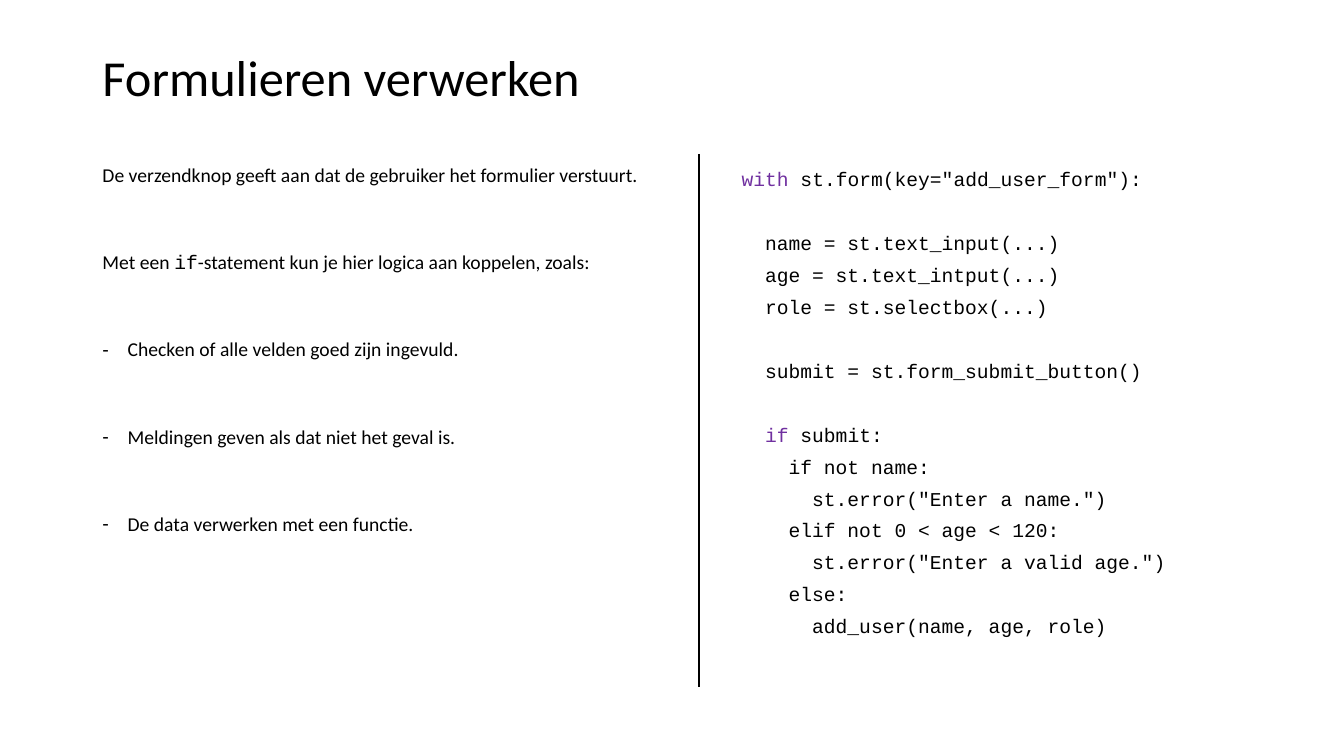
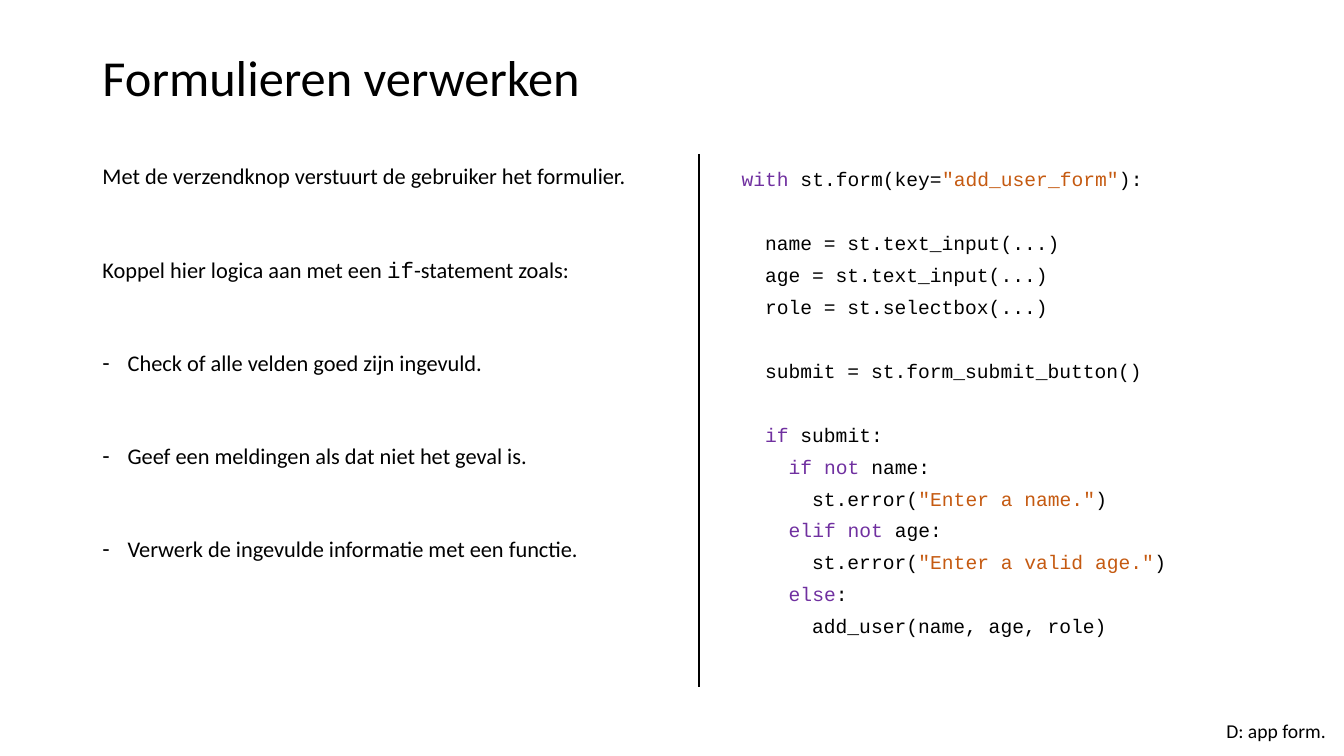
Before and after one commit to LFKoning/knowledge-sharing, a slide deck: slide 33 of python_course_4p/4_api_app/4_api_app.pptx (slide 34 before the commit). Drawn at 1344x756 pixels with LibreOffice and Linux fonts; fonts in the diff are those of the drawing. Boxes give left, top, right and bottom in pixels: in the first picture for what was removed or moved away, otherwise in the second. Text is boxed around its words. In the diff, an @@ line names an element or a change of style, - is before the commit and + after.

```diff
--- a/python_course_4p/4_api_app/4_api_app.pptx
+++ b/python_course_4p/4_api_app/4_api_app.pptx
@@ text at [102,168,625,561]: text changed; size 14 to 16 pt @@
-De verzendknop geeft aan dat de gebruiker het formulier verstuurt.
-Met een if-statement kun je hier logica aan koppelen, zoals:
-– Checken of alle velden goed zijn ingevuld.
-– Meldingen geven als dat niet het geval is.
-– De data verwerken met een functie.
+Met de verzendknop verstuurt de gebruiker het formulier.
+Koppel hier logica aan met een if-statement zoals:
+– Check of alle velden goed zijn ingevuld.
+– Geef een meldingen als dat niet het geval is.
+– Verwerk de ingevulde informatie met een functie.
@@ text at [742,172,1166,601]: text colour #000000 to #C55A11 in "st.form(key="add_user_form"):", "st.error("Enter a name.")", "st.error("Enter a valid age.")"; text colour #000000 to #7030A0 in "if not", "else:" @@
@@ text at [765,268,1048,286]: text changed @@
-age = st.text_intput(...)
+age = st.text_input(...)
@@ text at [789,524,942,541]: text changed; text colour #000000 to #7030A0 @@
-elif not 0 < age < 120:
+elif not age:
@@ text added at [1226,724,1325,741], 14 pt, text #000000 @@
+D: app form.
```
Also in this commit, not shown: 10 other slides changed, 7 slides added, 1 slide removed, 11 other files.
